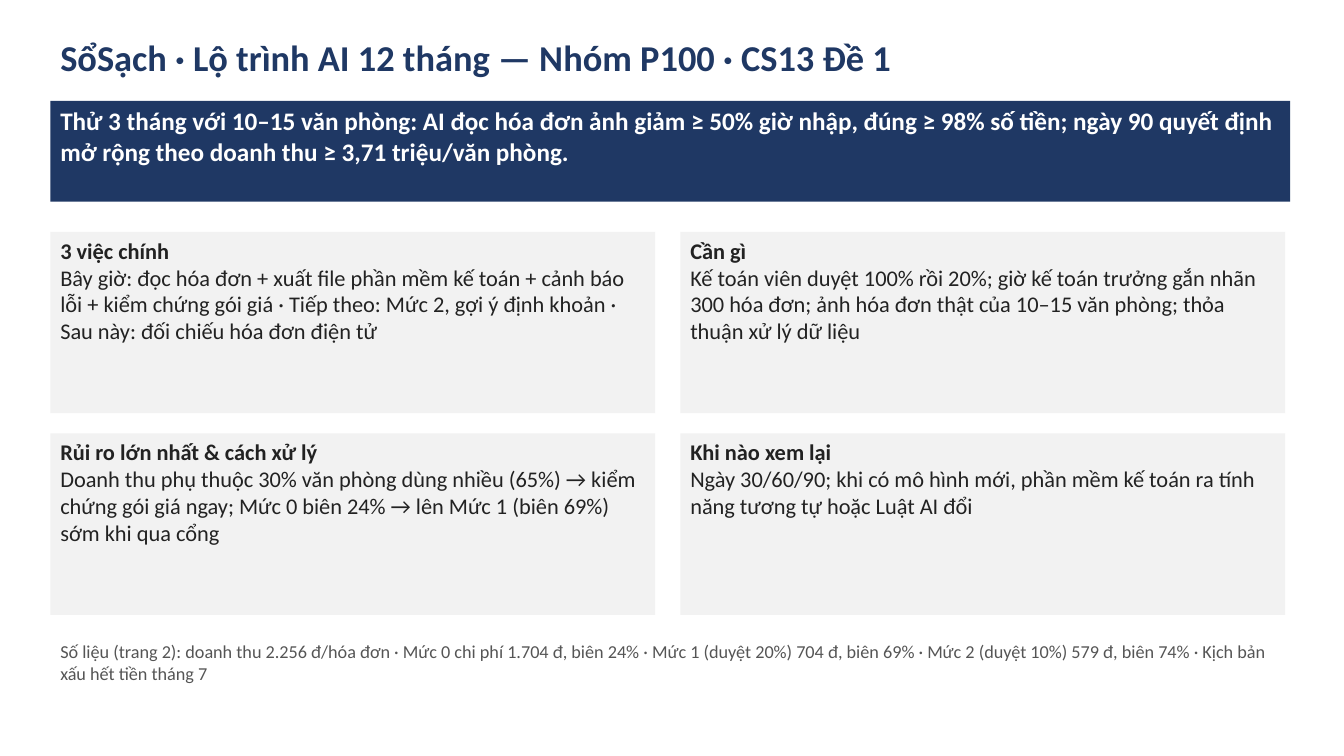
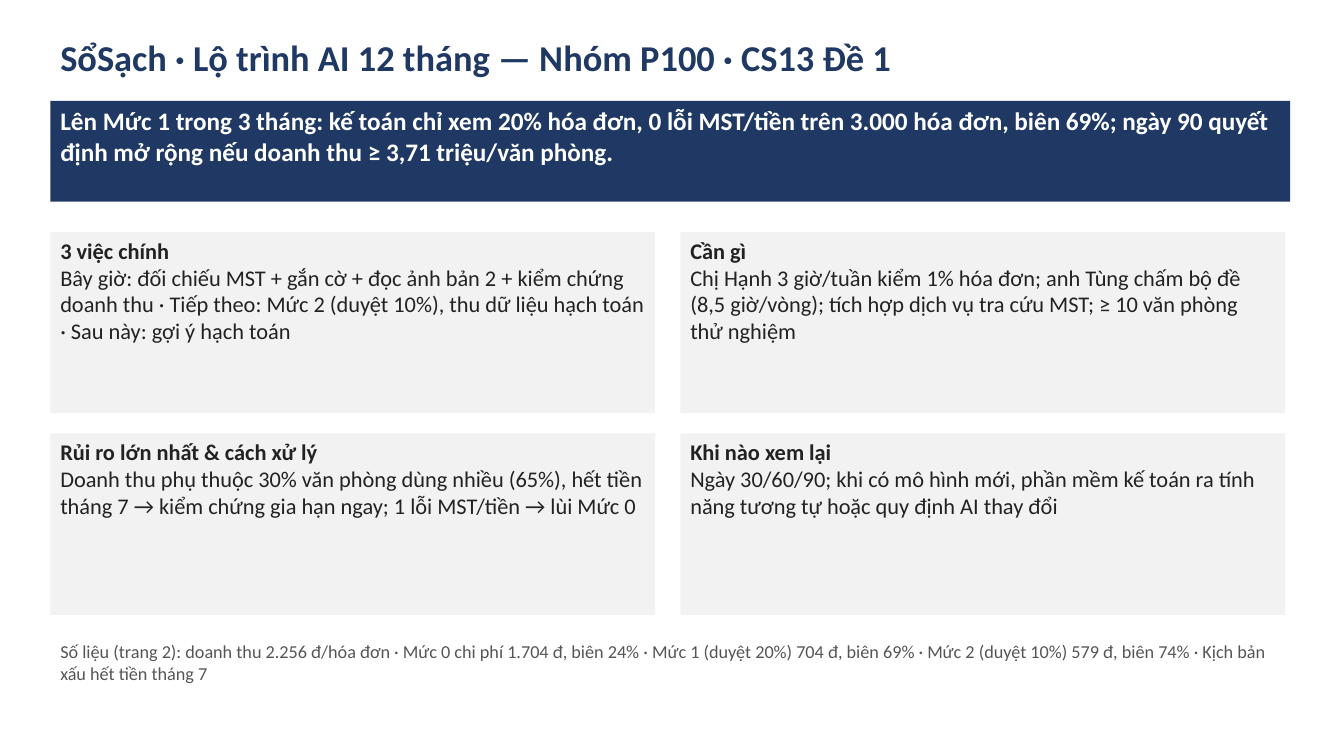
Before and after one commit to longka7/K4-L3-CS13-P100-AI-Roadmap, a slide deck: slide 1 of P100_CS13_Slide.pptx. Drawn at 1344x756 pixels with LibreOffice and Linux fonts; fonts in the diff are those of the drawing. Boxes give left, top, right and bottom in pixels: in the first picture for what was removed or moved away, otherwise in the second. Text is boxed around its words. In the diff, an @@ line names an element or a change of style, - is before the commit and + after.

```diff
--- a/P100_CS13_Slide.pptx
+++ b/P100_CS13_Slide.pptx
@@ text in rectangle at (60, 110, 1268, 166): text changed @@
-Thử 3 tháng với 10–15 văn phòng: AI đọc hóa đơn ảnh giảm ≥ 50% giờ nhập, đúng ≥ 98% số tiền; ngày 90 quyết định mở rộng theo doanh thu ≥ 3,71 triệu/văn phòng.
+Lên Mức 1 trong 3 tháng: kế toán chỉ xem 20% hóa đơn, 0 lỗi MST/tiền trên 3.000 hóa đơn, biên 69%; ngày 90 quyết định mở rộng nếu doanh thu ≥ 3,71 triệu/văn phòng.
@@ text in rectangle at (60, 268, 643, 343): text changed @@
-Bây giờ: đọc hóa đơn + xuất file phần mềm kế toán + cảnh báo lỗi + kiểm chứng gói giá · Tiếp theo: Mức 2, gợi ý định khoản · Sau này: đối chiếu hóa đơn điện tử
+Bây giờ: đối chiếu MST + gắn cờ + đọc ảnh bản 2 + kiểm chứng doanh thu · Tiếp theo: Mức 2 (duyệt 10%), thu dữ liệu hạch toán · Sau này: gợi ý hạch toán
@@ text in rectangle at (690, 268, 1240, 343): text changed @@
-Kế toán viên duyệt 100% rồi 20%; giờ kế toán trưởng gắn nhãn 300 hóa đơn; ảnh hóa đơn thật của 10–15 văn phòng; thỏa thuận xử lý dữ liệu
+Chị Hạnh 3 giờ/tuần kiểm 1% hóa đơn; anh Tùng chấm bộ đề (8,5 giờ/vòng); tích hợp dịch vụ tra cứu MST; ≥ 10 văn phòng thử nghiệm
@@ text in rectangle at (60, 470, 642, 518): text changed @@
-Doanh thu phụ thuộc 30% văn phòng dùng nhiều (65%) → kiểm chứng gói giá ngay; Mức 0 biên 24% → lên Mức 1 (biên 69%) sớm khi qua cổng
+Doanh thu phụ thuộc 30% văn phòng dùng nhiều (65%), hết tiền tháng 7 → kiểm chứng gia hạn ngay; 1 lỗi MST/tiền → lùi Mức 0
@@ text in rectangle at (690, 470, 1255, 518): text changed @@
-Ngày 30/60/90; khi có mô hình mới, phần mềm kế toán ra tính năng tương tự hoặc Luật AI đổi
+Ngày 30/60/90; khi có mô hình mới, phần mềm kế toán ra tính năng tương tự hoặc quy định AI thay đổi
```
Also in this commit, not shown: 8 other files.
